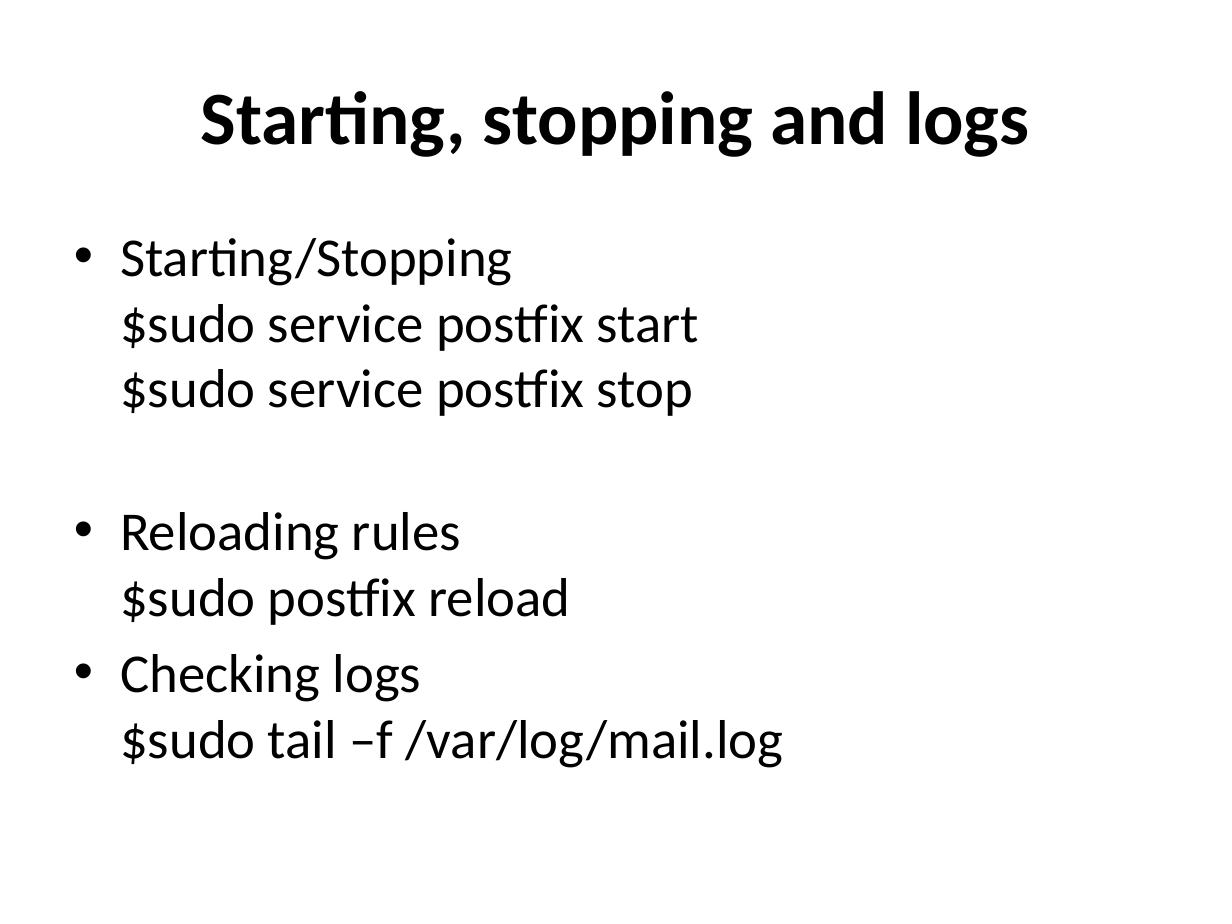
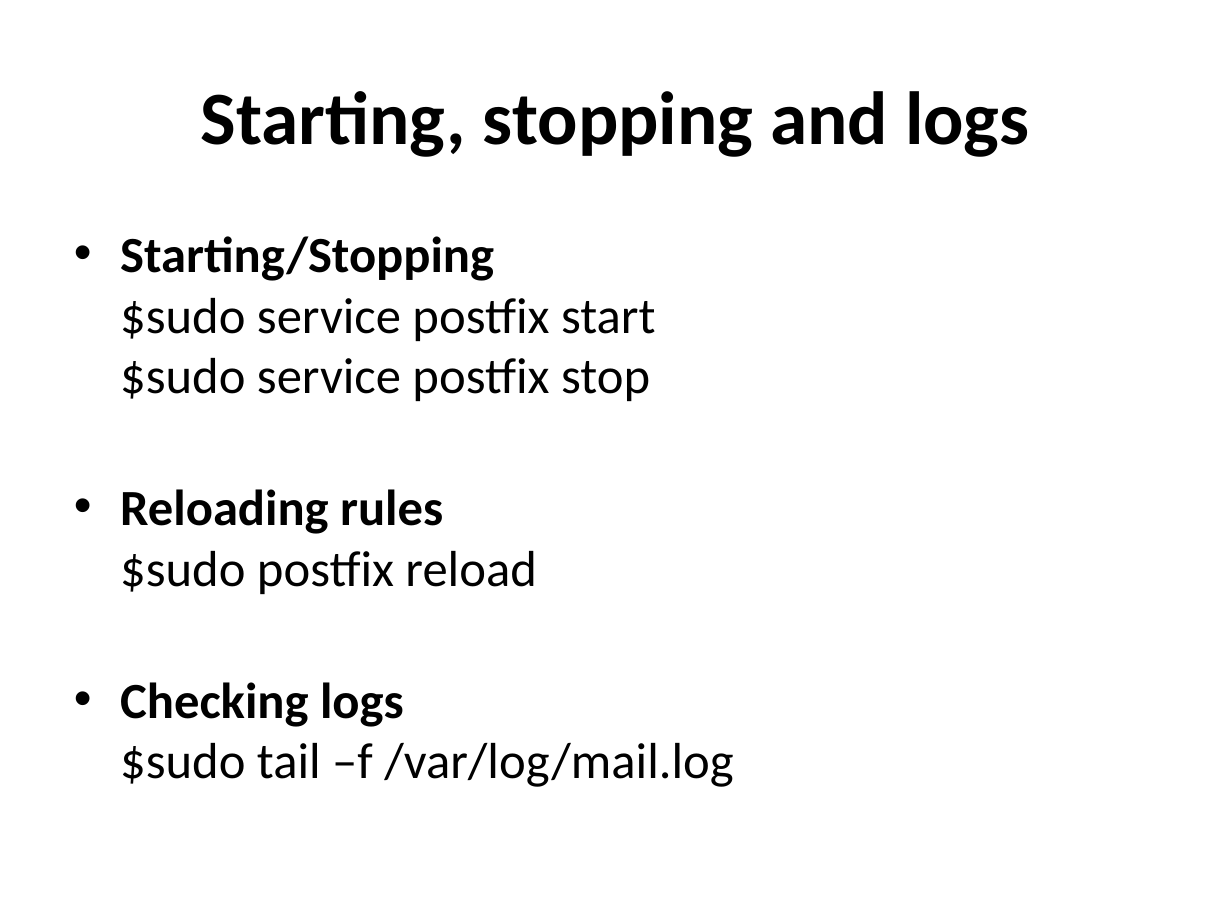
Before and after one commit to afnog/sse, a slide deck: slide 18 of postfix/postfix-mailgateway-debian.pptx (slide 29 before the commit). Drawn at 1232x924 pixels with LibreOffice and Linux fonts; fonts in the diff are those of the drawing. Boxes give left, top, right and bottom in pixels: in the first picture for what was removed or moved away, otherwise in the second. Text is boxed around its words. In the diff, an @@ line names an element or a change of style, - is before the commit and + after.

```diff
--- a/postfix/postfix-mailgateway-debian.pptx
+++ b/postfix/postfix-mailgateway-debian.pptx
@@ text "Starting/Stopping $sudo service postfix start ..." at (x1=120, y1=236, x2=733, y2=787): size 32 to 29.6 pt; bold on in "Starting/Stopping", "Reloading rules", "Checking logs" @@
```
Also in this commit, not shown: 9 other slides changed, 8 slides added, 3 slides removed.
